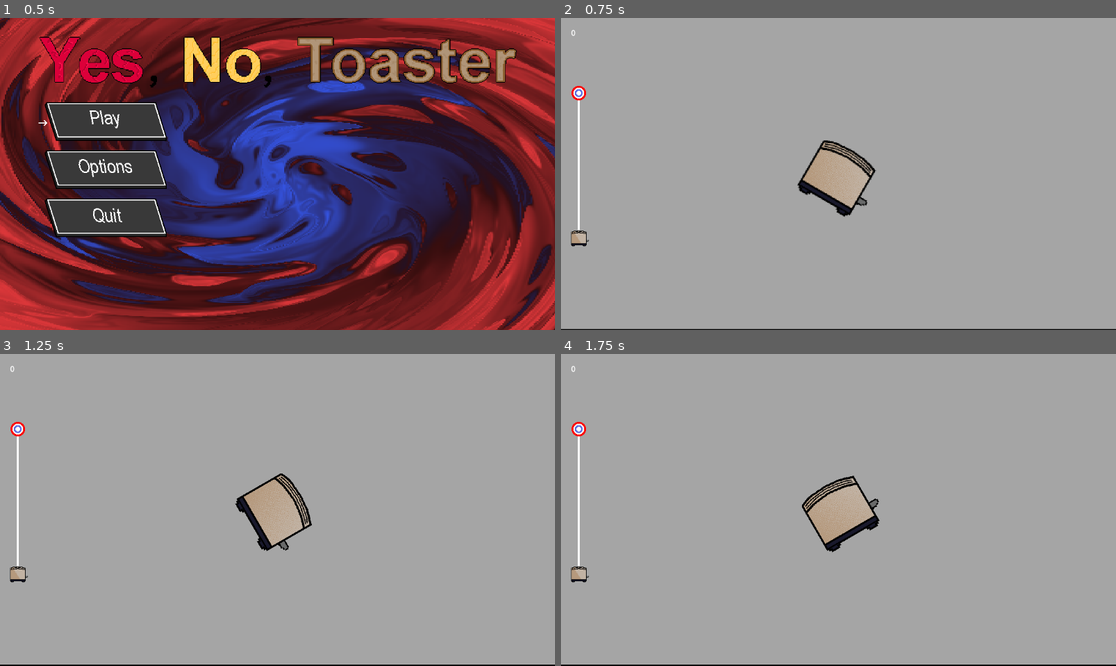
Above: before the commit, frames 1-4 (two rows, left to right).
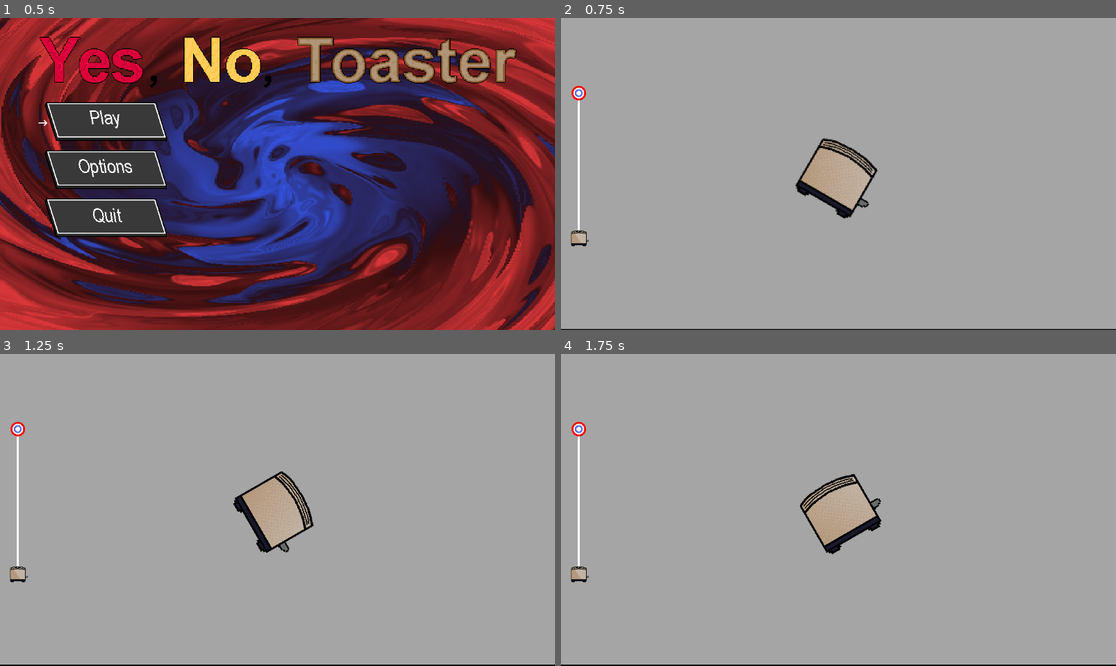
Above: after the commit, the same moments.

Repository: Venorrak/toast
Game: Godot game, scene res://Scenes/Scenes/main_menu.tscn
The game is run twice, just before and just after one commit, with the same random seed, the same clock (stepped at 60 frames per second) and the same inputs.
Inputs (mouse positions are in pixels of both pictures, inside the frame that each line leads up to):
- Up to frame 1 (0.5 s): no input
- Up to frame 2 (0.75 s): click (666, 124) at 0.5 s
- Up to frame 3 (1.25 s): no input
- Up to frame 4 (1.75 s): hold Right (Right) from 1.28 s (still down); tap ` (A) at 1.35 s; tap , (B) at 1.55 s

Frame 1 is identical in both runs. In frame 2, 0.9% of the frame differs, in the area x 1-58%, y 3-65%; in frame 3, 1.0%; in frame 4, 1.0%.

Commit message:
set types everywhere, un-spagettified world.gd

Diff:
--- a/Code/Scripts/progress_bar.gd
+++ b/Code/Scripts/progress_bar.gd
@@ -13,6 +13,6 @@
 func _physics_process(delta: float) -> void:
 	pass
 
-func setProgress(percent: float):
+func setProgress(percent: float) -> void:
 	var height = (deltaTopBottom * (100 - percent)) / 100
 	status.position.y = height
--- a/Code/Scripts/qte.gd
+++ b/Code/Scripts/qte.gd
@@ -1,5 +1,6 @@
 extends Node2D
 signal _minigame_finished
+signal _animation_finished
 
 @export var nbOfQTE: int
 @export var safeSpace: float
@@ -8,16 +9,18 @@
 @export var GoalsY: int
 @export var topY: int
 
-@onready var Goals = $Goals
-@onready var timer = $StartQte
+@onready var Goals : Node2D = $Goals
+@onready var timer : Timer = $StartQte
 @onready var AnimStateMachine = $AnimationTree.get("parameters/playback")
-var qteObj = preload("res://Scenes/Scenes/qteObj.tscn")
 
-var QTEs = []
+var qteObj : PackedScene = preload("res://Scenes/Scenes/qteObj.tscn")
+
+var QTEs : Array = []
 var QTEIndex:int = 0
 var QTEAtIndex:int = 0
 var nbOfRight:int = 0
-var types = ["A", "B", "Up", "Down", "Left", "Right"]
+var types : Array = ["A", "B", "Up", "Down", "Left", "Right"]
+var gameEnded : bool = false
 
 func _ready() -> void:
 	Goals.position.y = GoalsY
@@ -28,8 +31,8 @@
 
 	#create qtes
 	for i in nbOfQTE:
-		var newQTE = qteObj.instantiate()
-		var rand = randi_range(0,5)
+		var newQTE : Sprite2D = qteObj.instantiate()
+		var rand : int = randi_range(0,5)
 		match rand:
 			0:
 				newQTE.texture = load("res://Rescources/2d/AButton.png")
@@ -58,7 +61,10 @@
 
 func _physics_process(delta: float) -> void:
 	if QTEAtIndex >= nbOfQTE:
-		AnimStateMachine.travel("exitScreen")
+		if gameEnded == false:
+			gameEnded = true
+			_minigame_finished.emit(self)
+			AnimStateMachine.travel("exitScreen")
 	for qte in QTEs:
 		if GoalsY - qte.position.y < safeSpace:
 			qte.modulate = Color("ffd559", 1)
@@ -101,5 +107,5 @@
 func startTimer() -> void:
 	timer.start()
 
-func emitGameEnd() -> void:
-	_minigame_finished.emit(self)
+func emitAnimEnd() -> void:
+	_animation_finished.emit(self)
--- a/Code/Scripts/qte_goal.gd
+++ b/Code/Scripts/qte_goal.gd
@@ -1,7 +1,7 @@
 extends Sprite2D
 @export var animDuration : float = 1
 
-@onready var timer = $Timer
+@onready var timer : Timer = $Timer
 
 var animColor : Color = Color("ffffff")
 # Called when the node enters the scene tree for the first time.
@@ -12,8 +12,8 @@
 # Called every frame. 'delta' is the elapsed time since the previous frame.
 func _process(delta: float) -> void:
 	if timer.time_left != 0:
-		var darkenedValue = (animDuration - timer.time_left) / animDuration
-		var darkerColor = animColor.darkened(darkenedValue)
+		var darkenedValue : float = (animDuration - timer.time_left) / animDuration
+		var darkerColor : Color = animColor.darkened(darkenedValue)
 		modulate = darkerColor
 
 
--- a/Code/Scripts/results_screen.gd
+++ b/Code/Scripts/results_screen.gd
@@ -2,26 +2,31 @@
 
 @onready var RedLabels = $Control/ScorePanelRed/Scores
 @onready var BlueLabels = $Control/ScorePanelBlue/Scores
-var redScores
-var blueScores
+var redScores : Array = []
+var blueScores : Array = []
 
 func _ready() -> void:
 	$Control/mainMenuBtn.grab_focus()
-	var blues = BlueLabels.get_children()
-	for i in blues.size():
-		blues[i].text = str(blueScores[i])
+
+	var blues : Array = BlueLabels.get_children()
 	var reds = RedLabels.get_children()
-	for i in reds.size():
-		reds[i].text = str(redScores[i])
+
+	if blueScores.size() != 0:
+		for i in blues.size():
+			blues[i].text = str(blueScores[i])
+
+	if redScores.size() != 0:
+		for i in reds.size():
+			reds[i].text = str(redScores[i])
 
 # Called every frame. 'delta' is the elapsed time since the previous frame.
 func _process(delta: float) -> void:
 	pass
 
-func updateBlueScore(Score) -> void:
+func updateBlueScore(Score : Array) -> void:
 	blueScores = Score
 
-func updateRedScore(Score) -> void:
+func updateRedScore(Score : Array) -> void:
 	redScores = Score
 
 
--- a/Code/Scripts/toast.gd
+++ b/Code/Scripts/toast.gd
@@ -1,6 +1,6 @@
 extends RigidBody2D
 var toastTeam: int
-var collision
+var collision : KinematicCollision2D
 # Called when the node enters the scene tree for the first time.
 func _ready() -> void:
 	pass
@@ -27,7 +27,7 @@
 func _on_body_shape_entered(body_rid: RID, body: Node, body_shape_index: int, local_shape_index: int) -> void:
 	if linear_velocity.length() > 150:
 		if collision != null:
-			var newPosition = collision.get_position()
+			var newPosition : Vector2 = collision.get_position()
 			$GPUParticles2D.global_position = newPosition
 		else:
 			$GPUParticles2D.position = Vector2(0, 0)
--- a/Code/Scripts/world.gd
+++ b/Code/Scripts/world.gd
@@ -1,9 +1,6 @@
 extends Node2D
-@onready var arrow = $Arrow
-@onready var aim = $Arrow/Aim
-var toast
-@export var ValidToastDistance: float
-var nbOfToasts = 6
+@onready var toaster = $Toaster
+@onready var aim = $Toaster/Aim
 @onready var toastHome = $Toasts
 @onready var trailHome = $Trails
 @onready var gauge = $Control/TextureProgressBar
@@ -14,28 +11,32 @@
 @onready var speedLabel = $HUD/speedLabel
 @onready var HUD = $HUD
 
-
-@export var rotationSpeedInit: float
-@export var gaugeSpeedInit: float
-var rotationSpeed: float
-var gaugeSpeed: float
-@export var minSpeed: int
-@export var maxSpeed: int
-@export var maxZoomCamera: float
-var toastSpeed: float = 1.0
-var incertancy: float = 0.0
-var QTEScene : PackedScene = preload("res://Scenes/Scenes/qte.tscn")
-var ToastScene : PackedScene = preload("res://Scenes/Scenes/toast.tscn")
-var ResultsScene : PackedScene = preload("res://Scenes/Scenes/resultsScreen.tscn")
-var TrailScene : PackedScene = preload("res://Scenes/Scenes/trail.tscn")
-@onready var toastStartPosition: Vector2 = $Arrow.position
-
-var variationPercentage : float = 10 #if you change don't forget to change in qte.gd too
-
-enum gameState {DIRECTION, POWER, THROW, WAITING}
-var state = gameState.DIRECTION
-
-# Called when the node enters the scene tree for the first time.
+@onready var toastStartPosition: Vector2 = $Toaster.position #position of toast at the start of the game
+
+var toast # current toast being controlled / followed
+var nbOfToasts = 6 # total number of toast for the game
+var rotationSpeed: float # current rotation speed of toaster
+var gaugeSpeed: float # current speed of power gauge
+var toastSpeed: float = 1.0 # speed the toast is gonna be thrown at
+var incertancy: float = 0.0 # incertancy in % of the power output
+enum gameState {DIRECTION, POWER, THROW, WAITING, THROWN} # states of a toast, repeated (nbOfToasts) times
+var state = gameState.DIRECTION # start with choosing direction
+var variationPercentage : float = 10 # max variation of the power output. if you change don't forget to change in qte.gd too
+var gameEnded : bool = false
+
+var QTEScene : PackedScene = preload("res://Scenes/Scenes/qte.tscn") # guitart hero
+var ToastScene : PackedScene = preload("res://Scenes/Scenes/toast.tscn") # a toast
+var ResultsScene : PackedScene = preload("res://Scenes/Scenes/resultsScreen.tscn") # result screen
+var TrailScene : PackedScene = preload("res://Scenes/Scenes/trail.tscn") # butter trail of the toast
+
+@export var ValidToastDistance: float # maximum distance from the target where the toast is valid / doesn't dissapear
+@export var rotationSpeedInit: float # rotation speed of toaster at start
+@export var gaugeSpeedInit: float # speed of power gauge at start
+@export var minSpeed: int # minimum speed of gauge and toast
+@export var maxSpeed: int # maximum speed of gauge and toast
+@export var maxZoomCamera: float # max UNzoom of the camera
+@export var trailFrequency : int = 5 # frequency in px at which the trail will create a new point
+
 func _ready() -> void:
 	rotationSpeed = rotationSpeedInit
 	gaugeSpeed = gaugeSpeedInit
@@ -46,99 +47,110 @@
 	gaugeLabel.visible = false
 	getCreateToast()
 
-
-# Called every frame. 'delta' is the elapsed time since the previous frame.
 func _physics_process(delta: float) -> void:
 	updateTrails()
 	updateCamera()
-	if toast.linear_velocity.y > 0 && arrow.visible == true:
-		arrow.visible = false
-
-	speedLabel.text = str(toast.linear_velocity.length())
-	if toast.linear_velocity.length() < 3 and toast.linear_velocity.length() > 1:
+	updateGauge()
+	updateToaster()
+
+	#make toaster invisible if the toast goes back down
+	if toast.linear_velocity.y > 0 && toaster.visible == true:
+		toaster.visible = false
+
+	#speedLabel.text = str(toast.linear_velocity.length())
+
+	if toast.linear_velocity.length() < 3 and state == gameState.THROWN:
+		#if the toast is further than the valid distance from the target
 		if (toast.global_position - target.global_position).length() > ValidToastDistance:
-			toast.position = Vector2(100000, 1000000)
+			toast.position = Vector2(100000, 1000000) # no queue_free because of result screen resons
+
+		#if the game is not finished
 		if nbOfToasts > 0:
 			getCreateToast()
-			arrow.visible = true
+			toaster.visible = true
 			rotationSpeed = rotationSpeedInit
 			gaugeSpeed = gaugeSpeedInit
 			state = gameState.DIRECTION
+
+		# else the game is finished
 		else:
-			var redTeamScore : Array = []
-			var blueTeamScore : Array = []
-			for toast in toastHome.get_children():
-				var toastScore = int((toast.global_position - target.global_position).length())
-				if toast.getTeam() == 0:
-					if toastScore > ValidToastDistance:
-						blueTeamScore.append(ValidToastDistance)
-					else:
-						blueTeamScore.append(toastScore)
-				else:
-					if toastScore > ValidToastDistance:
-						redTeamScore.append(ValidToastDistance)
-					else:
-						redTeamScore.append(toastScore)
-			var redTeamScoreTotal = 0
-			var blueTeamScoreTotal = 0
-			for scr in redTeamScore:
-				redTeamScoreTotal += scr
-			for scr in blueTeamScore:
-				blueTeamScoreTotal += scr
-			redTeamScore.append(redTeamScoreTotal)
-			blueTeamScore.append(blueTeamScoreTotal)
-			var newResultScene = ResultsScene.instantiate()
-			newResultScene.updateBlueScore(blueTeamScore)
-			newResultScene.updateRedScore(redTeamScore)
-			HUD.add_child(newResultScene)
-	if gaugeSpeed != 0:
-		gauge.value += gaugeSpeed
-		if gauge.value >= maxSpeed or gauge.value <= minSpeed:
-			gaugeSpeed *= -1
-		ShowOnGaugeLabel(int((gauge.value * 100) / maxSpeed))
-	if rotationSpeed != 0:
-		arrow.rotation_degrees += rotationSpeed
-		if arrow.rotation_degrees >= 90 or arrow.rotation_degrees <= -90:
-			rotationSpeed *= -1
+			if gameEnded == false:
+				gameEnded = true
+				gameEnding()
+
 	if Input.is_action_just_pressed("interact"):
-		match state:
+		InteractInput()
+
+func gameEnding() -> void:
+	var redTeamScore : Array = []
+	var blueTeamScore : Array = []
+	var redTeamScoreTotal : int = 0
+	var blueTeamScoreTotal : int = 0
+
+	for toast in toastHome.get_children():
+		var toastScore = int((toast.global_position - target.global_position).length())
+		if toast.getTeam() == 0:
+			if toastScore > ValidToastDistance:
+				blueTeamScore.append(ValidToastDistance)
+			else:
+				blueTeamScore.append(toastScore)
+			blueTeamScoreTotal += blueTeamScore[-1]
+		else:
+			if toastScore > ValidToastDistance:
+				redTeamScore.append(ValidToastDistance)
+			else:
+				redTeamScore.append(toastScore)
+			redTeamScoreTotal += redTeamScore[-1]
+	redTeamScore.append(redTeamScoreTotal)
+	blueTeamScore.append(blueTeamScoreTotal)
+
+	var newResultScene = ResultsScene.instantiate()
+	newResultScene.updateBlueScore(blueTeamScore)
+	newResultScene.updateRedScore(redTeamScore)
+	HUD.add_child(newResultScene)
+
+func InteractInput() -> void:
+	match state:
 			gameState.DIRECTION:
 				rotationSpeed = 0
 				gauge.visible = true
 				gaugeLabel.visible = true
 				state = gameState.POWER
+
 			gameState.THROW:
-				var vector = getdirectionVector()
-				vector *= toastSpeed
-				toast.look_at(vector)
-				toast.rotation += 90
-				toast.linear_velocity = vector
+				var direction : Vector2 = toastSpeed * getThrowDirection()
+				toast.look_at(direction + toast.global_position)
+				toast.linear_velocity = direction
 				gauge.visible = false
 				gaugeLabel.visible = false
-				state = gameState.WAITING
+				state = gameState.THROWN
+
 			gameState.POWER:
 				toastSpeed = gauge.value
 				gaugeSpeed = 0
 				var minigame = QTEScene.instantiate()
 				minigame.connect("_minigame_finished", minigameFinished)
+				minigame.connect("_animation_finished", minigameAnimFinished)
 				HUD.add_child(minigame)
 				state = gameState.WAITING
 
-func getdirectionVector():
-	var delta = aim.global_position - arrow.global_position
+func getThrowDirection() -> Vector2:
+	var delta : Vector2 = aim.global_position - toaster.global_position
 	return delta.normalized()
 
-func minigameFinished(scene):
-	incertancy = variationPercentage - scene.getScore()
+func minigameFinished(scene) -> void:
+	incertancy = variationPercentage - scene.getScore() # x/10 of incertaincy
 	ShowOnGaugeLabel(int((gauge.value * 100) / maxSpeed), incertancy)
-	var tenPercentOfPower = (variationPercentage * maxSpeed) / 100
+	var tenPercentOfPower : float = (variationPercentage * maxSpeed) / 100 # 10% of max power
 	incertancy = (incertancy * tenPercentOfPower) / variationPercentage
 	toastSpeed = randf_range(toastSpeed - incertancy, toastSpeed + incertancy)
+
+func minigameAnimFinished(scene) -> void:
 	scene.queue_free()
 	state = gameState.THROW
 
 func ShowOnGaugeLabel(percentage: int, incertancy : float = 0) -> void:
-	var newString = "[center]"
+	var newString : String = "[center]"
 	if incertancy != 0:
 		newString += '[shake rate=' + str(incertancy * 1.5) + ' level=' + str(5 + incertancy / 2) + ' connected=1]'
 	newString += str(percentage) + '%'
@@ -147,24 +159,38 @@
 	newString += '[/center]'
 	gaugeLabel.text = newString
 
-func updateCamera():
+func updateToaster() -> void:
+	if rotationSpeed != 0:
+		toaster.rotation_degrees += rotationSpeed
+		if toaster.rotation_degrees >= 90 or toaster.rotation_degrees <= -90:
+			rotationSpeed *= -1
+
+func updateGauge() -> void:
+	if gaugeSpeed != 0:
+		gauge.value += gaugeSpeed
+		if gauge.value >= maxSpeed or gauge.value <= minSpeed:
+			gaugeSpeed *= -1
+		ShowOnGaugeLabel(int((gauge.value * 100) / maxSpeed))
+
+	var deltaPosToastTargetY : float = target.position.y - toastStartPosition.y
+	progressBar.setProgress((100 - ((target.position.y - toast.position.y) * 100) / deltaPosToastTargetY))
+
+func updateCamera() -> void:
 	camera.position.y = toast.position.y
 	if toast.position.y < target.position.y:
 		camera.position.y = target.position.y
 	if toast.position.y > toastStartPosition.y:
 		camera.position.y = toastStartPosition.y
-	var deltaPosToastTarget = target.position - toastStartPosition
-	var middle = (deltaPosToastTarget.y / 2) + toastStartPosition.y
+	var deltaPosToastTargetY : float = target.position.y - toastStartPosition.y
+	var middle = (deltaPosToastTargetY / 2) + toastStartPosition.y
 	var deltaToastMiddle = middle - toast.position.y
 	var percent
 
-	progressBar.setProgress((100 - ((target.position.y - toast.position.y) * 100) / deltaPosToastTarget.y))
-
 	if deltaToastMiddle < 0:
-		percent = ((toast.position.y - toastStartPosition.y) * 100) / (deltaPosToastTarget.y / 2)
+		percent = ((toast.position.y - toastStartPosition.y) * 100) / (deltaPosToastTargetY / 2)
 
 	if deltaToastMiddle > 0:
-		percent = 100 - ((toast.position.y - middle) * 100) / (deltaPosToastTarget.y / 2)
+		percent = 100 - ((toast.position.y - middle) * 100) / (deltaPosToastTargetY / 2)
 
 	if percent < 0:
 		percent = 0
@@ -172,10 +198,10 @@
 	#apply ease out
 	percent = ease(percent / 100, 0.4) * 100
 
-	var zoomValue = 1 - ((percent * (1 - maxZoomCamera)) / 100)
+	var zoomValue : float = 1 - ((percent * (1 - maxZoomCamera)) / 100)
 	camera.zoom = Vector2(zoomValue, zoomValue)
 
-func getCreateToast():
+func getCreateToast() -> void:
 	var newToast = ToastScene.instantiate()
 	newToast.position = toastStartPosition
 	newToast.setTeam(nbOfToasts % 2 == 0)
@@ -190,8 +216,9 @@
 	trailHome.add_child(newTrail)
 
 func updateTrails() -> void:
-	var allToasts = toastHome.get_children()
-	var allTrails = trailHome.get_children()
+	var allToasts : Array = toastHome.get_children()
+	var allTrails : Array = trailHome.get_children()
 	for i in allToasts.size():
-		if (allToasts[i].global_position - allTrails[i].points[-1]).length() > 5:
-			allTrails[i].add_point(allToasts[i].global_position)
+		if (allToasts[i].global_position - target.global_position).length() < 10000:
+			if (allToasts[i].global_position - allTrails[i].points[-1]).length() > 5:
+				allTrails[i].add_point(allToasts[i].global_position)
--- a/Scenes/Scenes/qte.tscn
+++ b/Scenes/Scenes/qte.tscn
@@ -104,7 +104,7 @@
 "transitions": PackedFloat32Array(1),
 "values": [{
 "args": [],
-"method": &"emitGameEnd"
+"method": &"emitAnimEnd"
 }]
 }
 tracks/1/type = "value"
--- a/Scenes/Scenes/qte_obj.gd
+++ b/Scenes/Scenes/qte_obj.gd
@@ -12,7 +12,7 @@
 func _physics_process(delta: float) -> void:
 	position += speed
 
-func setSpeed(sped: float):
+func setSpeed(sped: float) -> void:
 	speed.y = sped
 
 func setType(newType: String) -> void:
@@ -26,7 +26,7 @@
 	speed.y = 0
 	visible = false
 
-func setEnabled(_enabled: bool):
+func setEnabled(_enabled: bool) -> void:
 	enabled = _enabled
 
 func getEnabled() -> bool:
--- a/Scenes/Scenes/toast.tscn
+++ b/Scenes/Scenes/toast.tscn
@@ -45,11 +45,12 @@
 
 [node name="Icon" type="Sprite2D" parent="."]
 material = SubResource("ShaderMaterial_7cgeh")
+rotation = 1.5708
 scale = Vector2(2, 2)
 texture = ExtResource("1_fxcxw")
 
 [node name="CollisionPolygon2D" type="CollisionPolygon2D" parent="."]
-visible = false
+rotation = 1.5708
 polygon = PackedVector2Array(34, 24, 34, 41, 28, 48, -26, 48, -32, 42, -32, 16, -40, 10, -48, 2, -48, -16, -46, -22, -28, -34, -22, -34, -18, -32, -18, -28, 10, -28, 14, -34, 22, -34, 36, -32, 46, -18, 46, 0, 44, 8, 38, 12)
 
 [node name="GPUParticles2D" type="GPUParticles2D" parent="."]
--- a/Scenes/Scenes/world.tscn
+++ b/Scenes/Scenes/world.tscn
@@ -92,12 +92,12 @@
 
 [node name="Toasts" type="Node2D" parent="."]
 
-[node name="Arrow" type="Sprite2D" parent="."]
+[node name="Toaster" type="Sprite2D" parent="."]
 position = Vector2(576, 327)
-scale = Vector2(0.98, 0.98)
+scale = Vector2(1.03, 1.03)
 texture = ExtResource("6_5jxex")
 
-[node name="Aim" type="Node2D" parent="Arrow"]
+[node name="Aim" type="Node2D" parent="Toaster"]
 position = Vector2(-0.5, -65)
 
 [node name="Shader" type="ColorRect" parent="."]
